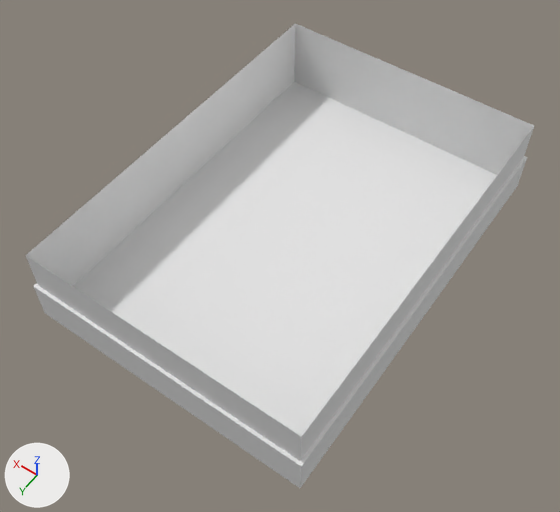
Before and after pictures for a commit that changed the Blender file Assets/Danny/Imports/Blender/Rooms/Centre/CentreModel.blend.
Camera for both pictures: a camera (50 mm lens) standing at (-6.65, 9.99, 10.34) and looking at (-2.06, 3.57, 0.26). Lighting does not change. The marker at lower left points along +X, +Y and +Z.

Objects in the first picture: 'CentreFloor', 'CentreWalls', 'CentreWallsInside'.
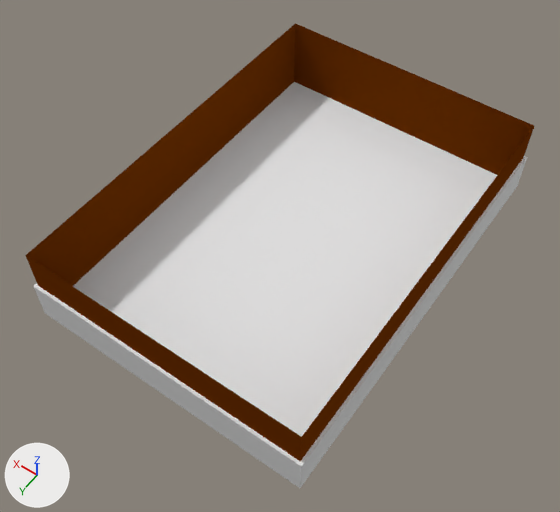
Where the newer file only moved an object's origin or applied its transform, the numbers keep the older frame.

What the commit changed:
Picture 'CentreWalls.jpg' (img_centrewalls_jpg) is new.
In material 'CentreWalls' (mat_centrewalls), base_color is no longer (0.8, 0.8, 0.8), white #e7e7e7.
In material 'CentreWalls' (mat_centrewalls), texture is now set to img_centrewalls_jpg.
In material 'CentreWalls' (mat_centrewalls), specular_ior_level is now set to 0.0.

Boxes [x1, y1, x2, y2] around the edits, measured in the pictures (560 x 512 px):
'CentreWallsInside', surface changed (grey to brown): [25, 23, 534, 461] in both
